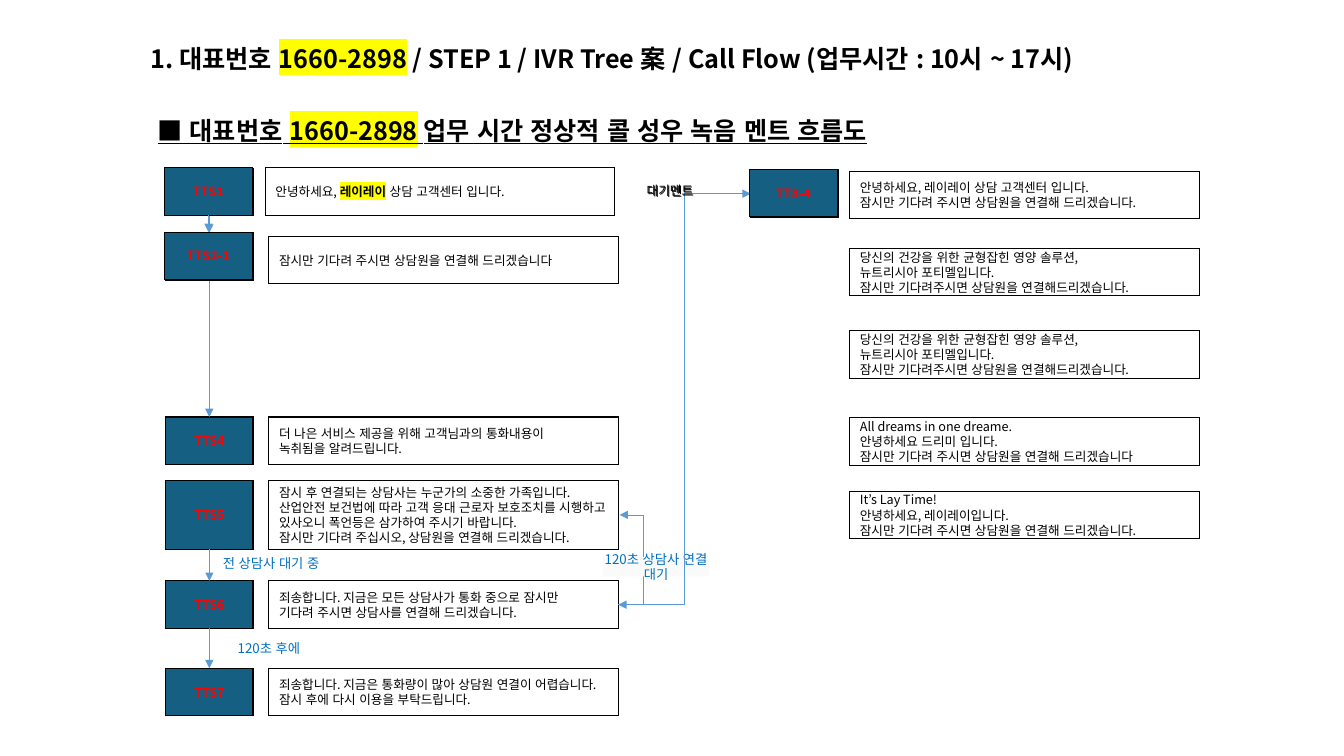
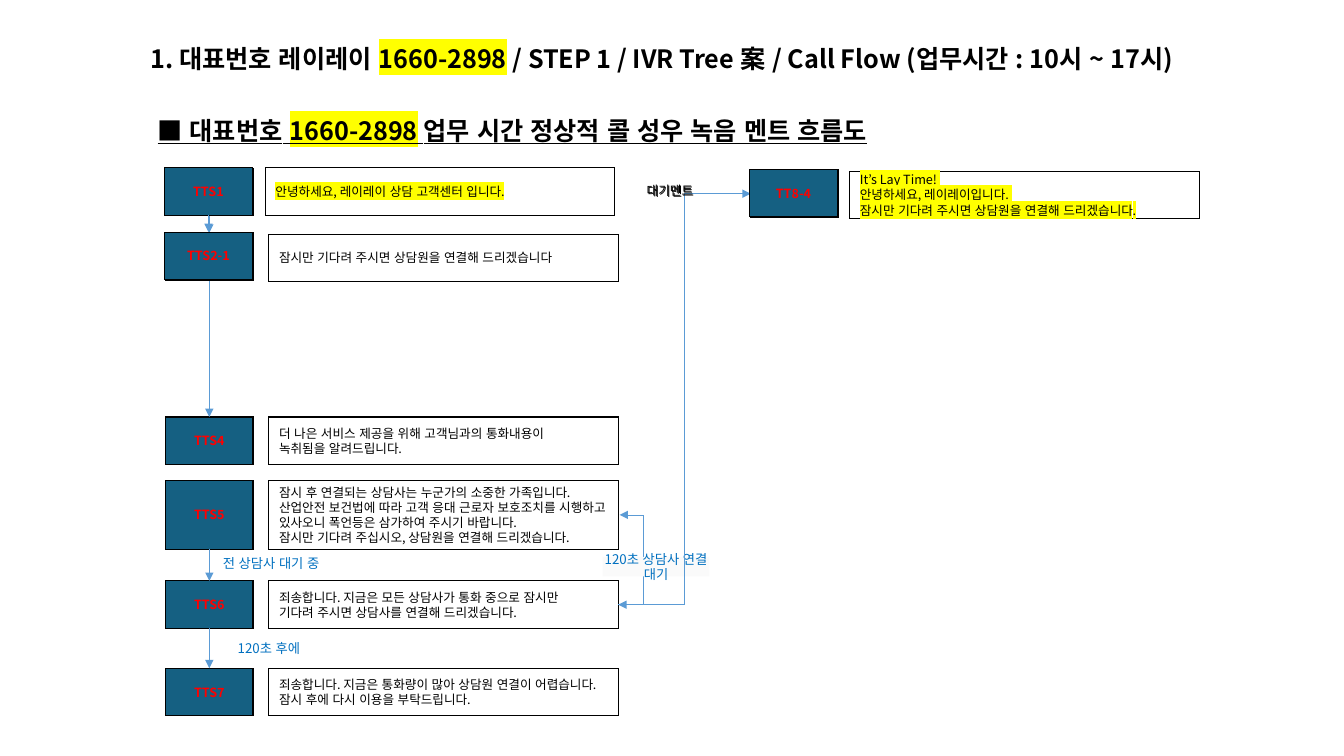
Before and after one commit to yoonwhan0/eibe_cs_mockup, a slide deck: slide 2 of EIBE_CS_ARS_멘트.pptx (slide 1 before the commit). Drawn at 1344x756 pixels with LibreOffice and Linux fonts; fonts in the diff are those of the drawing. Boxes give left, top, right and bottom in pixels: in the first picture for what was removed or moved away, otherwise in the second. Text is boxed around its words. In the diff, an @@ line names an element or a change of style, - is before the commit and + after.

Commit message:
2023003

```diff
--- a/EIBE_CS_ARS_멘트.pptx
+++ b/EIBE_CS_ARS_멘트.pptx
@@ text at [179,46,1172,73]: text changed @@
-1. 대표번호 1660-2898 / STEP 1 / IVR Tree 案 / Call Flow (업무시간 : 10시 ~ 17시)
+1. 대표번호 레이레이 1660-2898 / STEP 1 / IVR Tree 案 / Call Flow (업무시간 : 10시 ~ 17시)
@@ rectangle "안녕하세요, 레이레이 상담 고객센터 입니다." at [265,167,614,215]: highlight none to #FFFF00 in "안녕하세요, 상담 고객센터 입니다."; bold off in "레이레이" @@
@@ text in rectangle at [860,174,1136,218]: text changed @@
-안녕하세요, 레이레이 상담 고객센터 입니다.
-잠시만 기다려 주시면 상담원을 연결해 드리겠습니다.
+It’s Lay Time!
+안녕하세요, 레이레이입니다.
+잠시만 기다려 주시면 상담원을 연결해 드리겠습니다.
@@ rectangle removed at [850,248,1199,295] @@
-당신의 건강을 위한 균형잡힌 영양 솔루션,
-뉴트리시아 포티멜입니다.
-잠시만 기다려주시면 상담원을 연결해드리겠습니다.
@@ rectangle removed at [850,331,1199,378] @@
-당신의 건강을 위한 균형잡힌 영양 솔루션,
-뉴트리시아 포티멜입니다.
-잠시만 기다려주시면 상담원을 연결해드리겠습니다.
@@ rectangle removed at [850,417,1199,465] @@
-All dreams in one dreame.
-안녕하세요 드리미 입니다.
-잠시만 기다려 주시면 상담원을 연결해 드리겠습니다
@@ rectangle removed at [850,491,1199,538] @@
-It’s Lay Time!
-안녕하세요, 레이레이입니다.
-잠시만 기다려 주시면 상담원을 연결해 드리겠습니다.
```
Also in this commit, not shown: 3 slides added.
